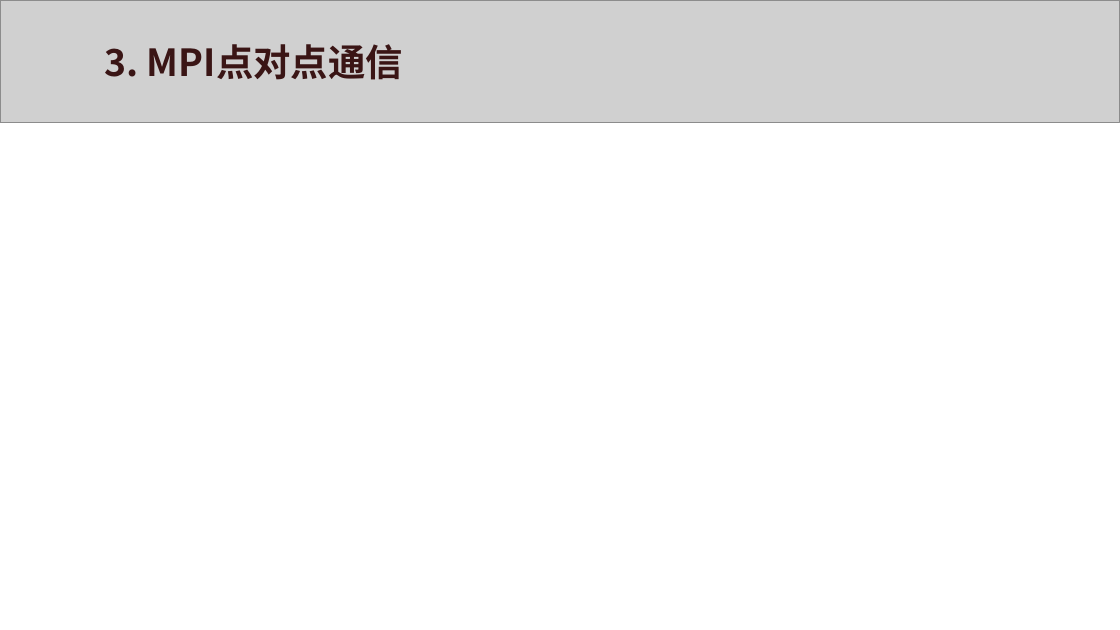
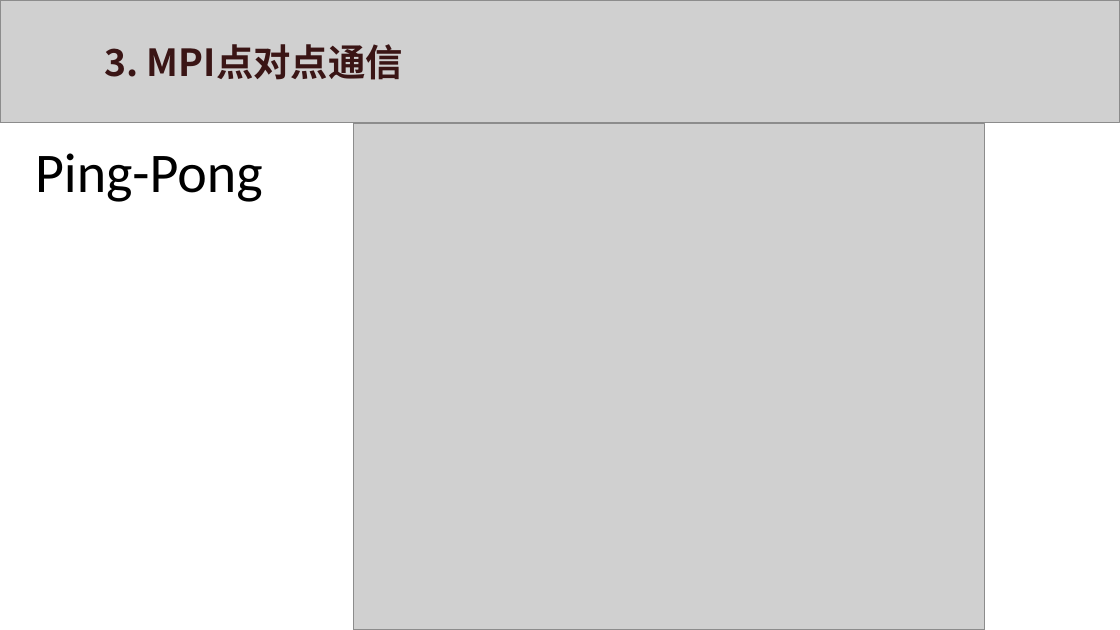
Before and after one commit to xws117/Bilibili-tutorial, a slide deck: slide 11 of MPI.pptx. Drawn at 1120x630 pixels with LibreOffice and Linux fonts; fonts in the diff are those of the drawing; grey boxes stand for pictures. Boxes give left, top, right and bottom in pixels: in the first picture for what was removed or moved away, otherwise in the second. Text is boxed around its words. In the diff, an @@ line names an element or a change of style, - is before the commit and + after.

```diff
--- a/MPI.pptx
+++ b/MPI.pptx
@@ picture added at box(354, 123, 984, 629) @@
@@ text added at box(35, 153, 263, 202), 36 pt, text #000000 @@
+Ping-Pong
```
Also in this commit, not shown: 3 other slides changed, 11 slides added, 7 slides removed.
